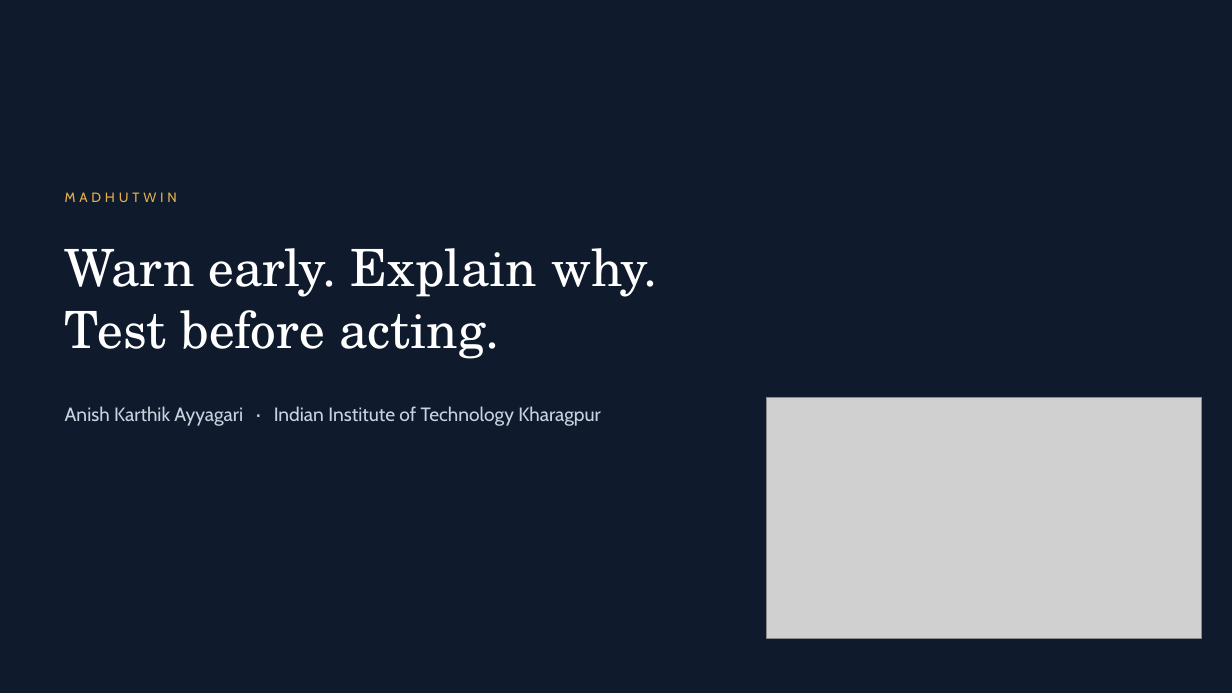
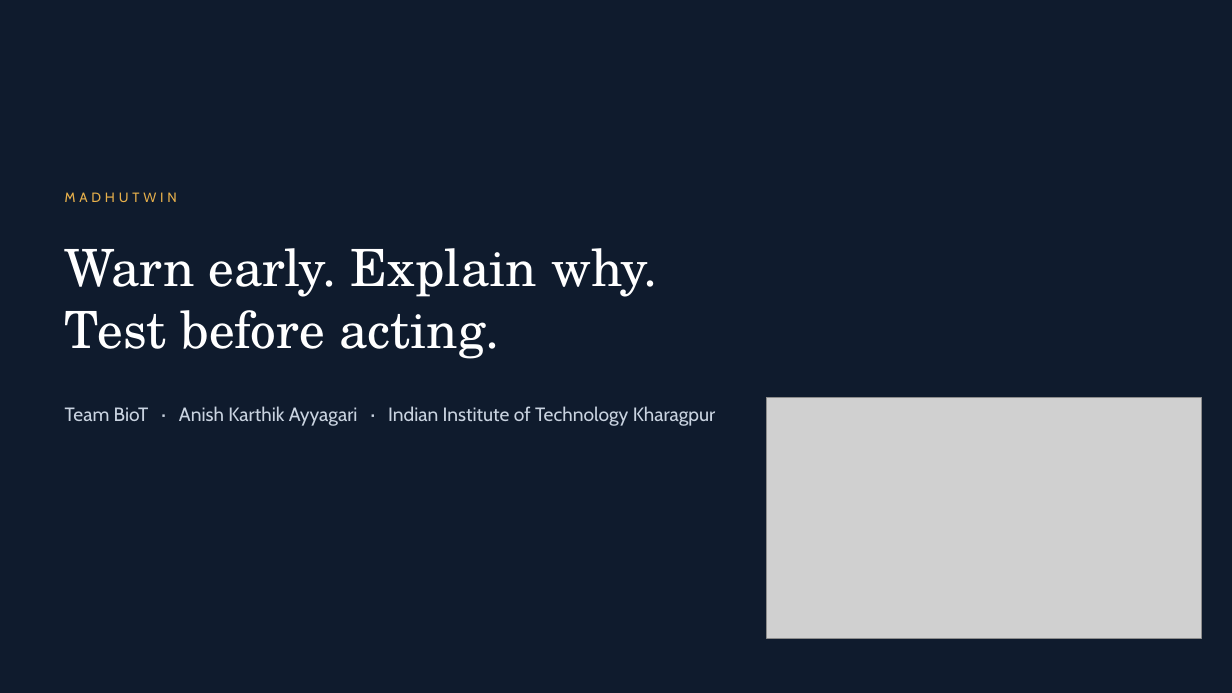
Before and after one commit to Realmer01/BioT_IIT_Kharagpur, a slide deck: slide 17 of docs/Presentation.pptx. Drawn at 1232x693 pixels with LibreOffice and Linux fonts; fonts in the diff are those of the drawing; grey boxes stand for pictures. Boxes give left, top, right and bottom in pixels: in the first picture for what was removed or moved away, otherwise in the second. Text is boxed around its words. In the diff, an @@ line names an element or a change of style, - is before the commit and + after.

Commit message:
Add team name (BioT) to README, notice and slides

```diff
--- a/docs/Presentation.pptx
+++ b/docs/Presentation.pptx
@@ text at [65,406,716,426]: text changed @@
-Anish Karthik Ayyagari · Indian Institute of Technology Kharagpur
+Team BioT · Anish Karthik Ayyagari · Indian Institute of Technology Kharagpur
```
Also in this commit, not shown: 16 other slides changed, 6 other files.
